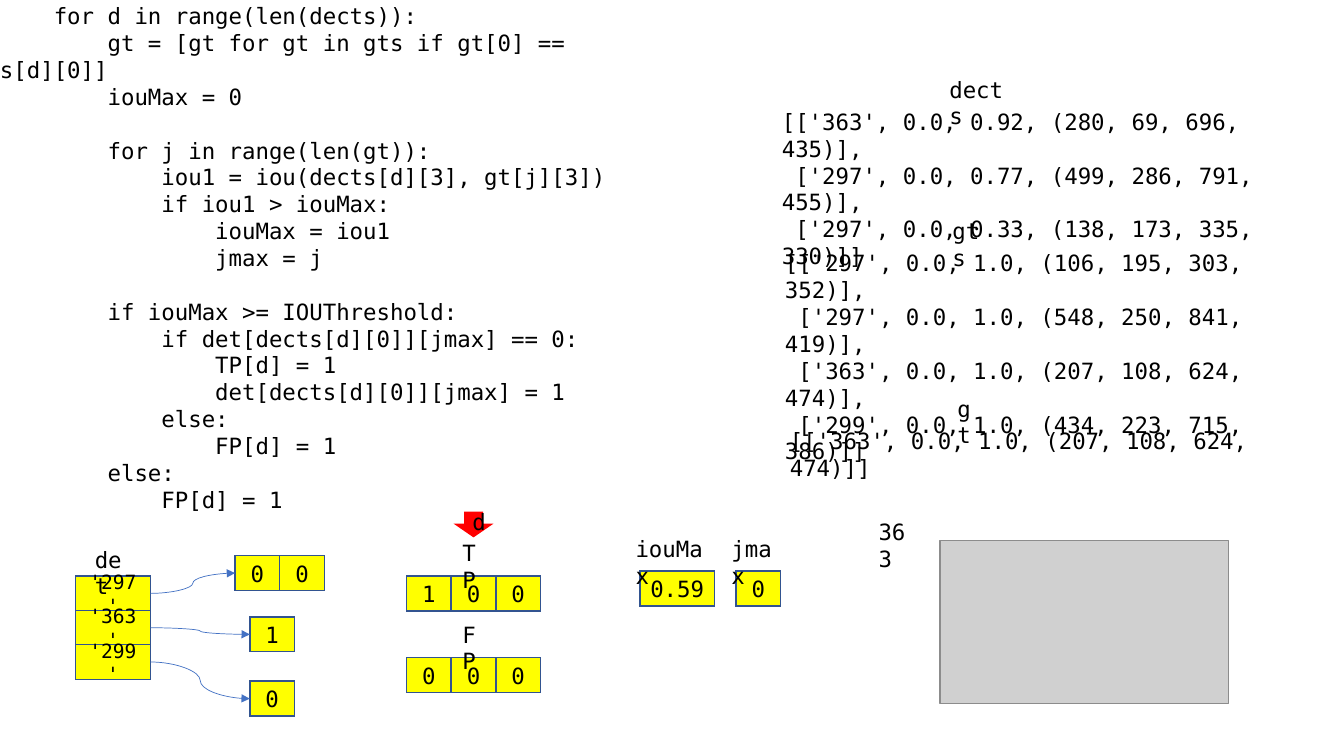
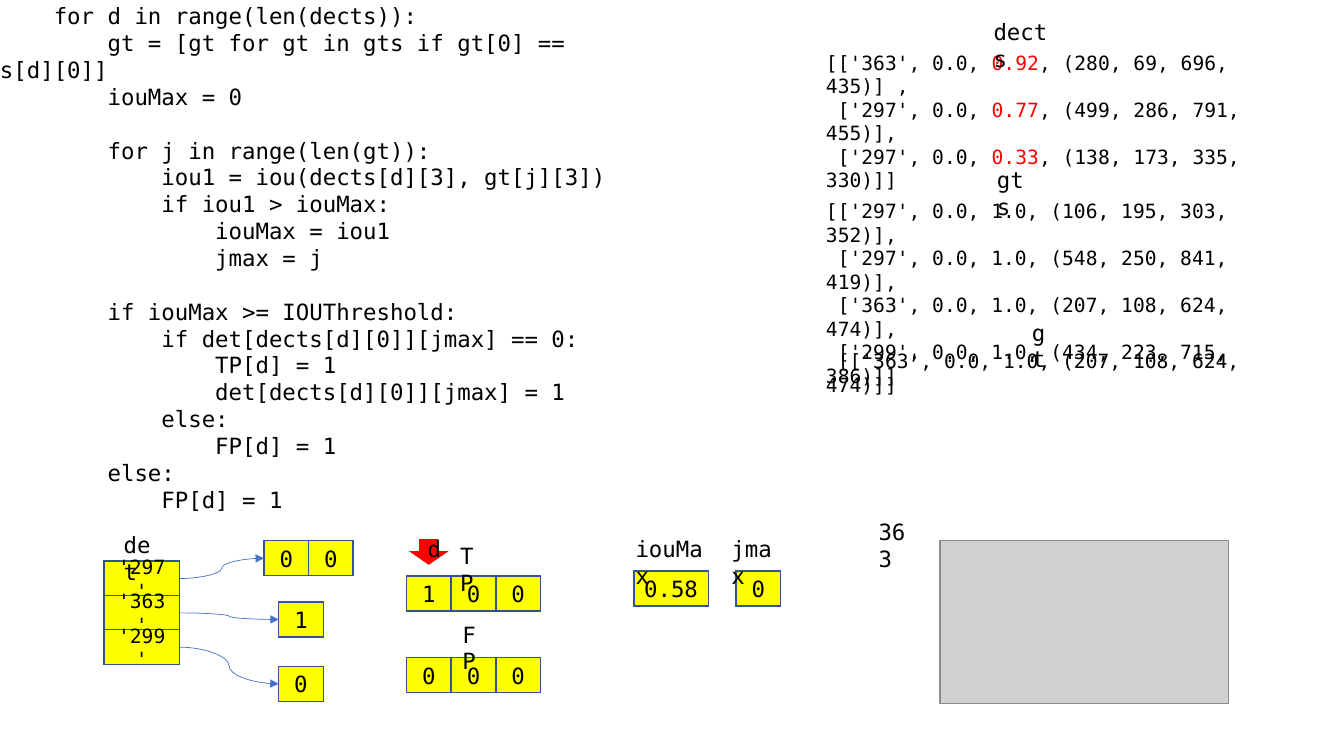
Before and after one commit to imguru-mooc/AI_VISION, a slide deck: slide 9 of 2_day/2일차_판서.pptx. Drawn at 1344x756 pixels with LibreOffice and Linux fonts; fonts in the diff are those of the drawing; grey boxes stand for pictures. Boxes give left, top, right and bottom in pixels: in the first picture for what was removed or moved away, otherwise in the second. Text is boxed around its words. In the diff, an @@ line names an element or a change of style, - is before the commit and + after.

```diff
--- a/2_day/2일차_판서.pptx
+++ b/2_day/2일차_판서.pptx
@@ text "dects": place and size @@
-text "dects" at [940, 71, 1022, 108]
+text "dects" at [984, 13, 1067, 50]
@@ text "[['363', 0.0, 0.92, (280, 69, ...": place and size @@
-text "[['363', 0.0, 0.92, (280, 69, ..." at [782, 112, 1253, 270]
+text "[['363', 0.0, 0.92, (280, 69, ..." at [826, 54, 1240, 190]
@@ text at [826, 54, 1228, 96]: text changed; size 16 to 14 pt @@
-[['363', 0.0, 0.92, (280, 69, 696, 435)],
+[['363', 0.0, 0.92, (280, 69, 696, 435)] ,
@@ text at [826, 102, 1240, 190]: size 16 to 14 pt in "['297', 0.0, 0.77, (499, 286, 791, 455)],", "['297', 0.0, 0.33, (138, 173, 335, 330)]]"; text colour #000000 to #FF0000 in "0.77,", "0.33," @@
@@ text "gts": place and size @@
-text "gts" at [943, 213, 1000, 250]
+text "gts" at [987, 161, 1045, 199]
@@ text "gt": place and size @@
-text "gt" at [952, 221, 979, 244]
+text "gt" at [997, 172, 1024, 193]
@@ text "[['297', 0.0, 1.0, (106, 195, ...": place and size @@
-text "[['297', 0.0, 1.0, (106, 195, ..." at [785, 253, 1242, 465]
+text "[['297', 0.0, 1.0, (106, 195, ..." at [826, 203, 1227, 388]
@@ text "[['297', 0.0, 1.0, (106, 195, ..." at [826, 203, 1227, 388]: size 16 to 14 pt @@
@@ text "[['363', 0.0, 1.0, (207, 108, ..." at [826, 297, 1227, 339]: size 16 to 14 pt @@
@@ text "[['363', 0.0, 1.0, (207, 108, ...": place and size @@
-text "[['363', 0.0, 1.0, (207, 108, ..." at [790, 431, 1247, 479]
+text "[['363', 0.0, 1.0, (207, 108, ..." at [826, 297, 1227, 339]
@@ down arrow "d": place and size @@
-down arrow "d" at [456, 512, 491, 536]
+down arrow "d" at [411, 540, 447, 565]
@@ rectangle "0.58": place and size @@
-rectangle "0.58" at [640, 572, 715, 607]
+rectangle "0.58" at [634, 572, 709, 607]
@@ text in rectangle at [644, 579, 698, 598]: text changed @@
-0.59
+0.58
@@ 7 rectangles, 3 curved arrows, 1 text: place and size @@
-7 rectangles, 3 curved arrows, 1 text at [76, 383, 511, 717]
+7 rectangles, 3 curved arrows, 1 text at [104, 330, 498, 702]
```
Also in this commit, not shown: 5 other slides changed.
